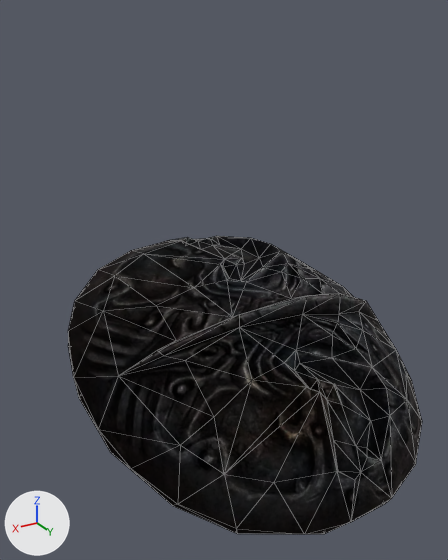
An edit to the glTF model assets/models/ITAR_SHIELD_05_NEW.glb, drawn before and after from the same camera.
Both versions are drawn from a 50 mm camera at (0.64, 1.111, 0.696) aimed at (0.045, 0.12, 0.201). Lighting does not change. The marker at lower left points along +X, +Y and +Z. Mesh edges are drawn as thin lines. Vertices at the same position are counted once.

The older version as bpy lines, for what is in view:
```python
mat_shieldofysgramor = principled_material('SHIELDOFYSGRAMOR')
mat_shieldofysgramor.texture = img_shieldofysgramor
mat_shieldofysgramor.metallic = 1.0
mat_shieldofysgramor.roughness = 1.0
me_mesh = bpy.data.meshes.new('Mesh')
me_mesh.from_pydata(...)  # 316 vertices, 579 faces; spans x -0.412..0.366, y -0.239..0.493, z -0.167..0.2
me_mesh.materials.append(mat_shieldofysgramor)  # picture img_shieldofysgramor
ob_mesh = bpy.data.objects.new('Mesh', me_mesh)
ob_mesh.location = (0.0, 0.0, 0.0)
```
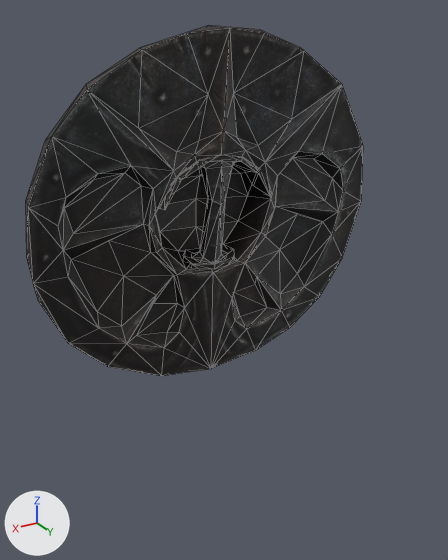
Scene script edits in JSON lines:
```json
{"op": "set", "path": "mat_shieldofysgramor.metallic", "old": "1.0", "new": "0.0"}
{"op": "set", "path": "mat_shieldofysgramor.roughness", "old": "1.0", "new": "0.5"}
{"block": "me_mesh", "where": "me_mesh.from_pydata(...)  # 316 vertices, 579 faces; spans x -0.412..0.366, y -0.239..0.493, z -0.167..0.2"}
{"block": "me_mesh", "where": "# used by ob_mesh; location = (0.0, 0.0, 0.0)"}
{"block": "me_mesh", "change": "me_mesh part 1: the whole mesh is multiplied about its middle by the matrix ((0.022, 0.893, -0.45), (-0.018, -0.449, -0.893), (-1.0, 0.028, 0.006)), then moved by (0.016, -0.138, 0.27)"}
```

Pixel boxes [x1, y1, x2, y2] of what changed, in the pictures (448 x 560 px):
```json
{"object": "Mesh", "change": "surface changed, reshaped", "before": [68, 236, 422, 534], "after": [26, 25, 363, 376], "on screen": "18% taller"}
```
